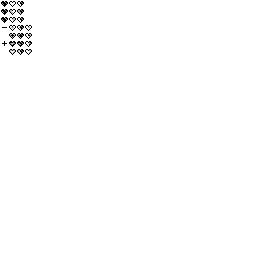
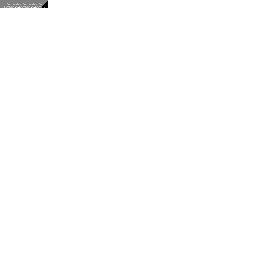
Layers edited between the first and the second 256 × 256 image:
painted on "Spritesheet" over [left=0, top=0, right=48, bottom=55]
